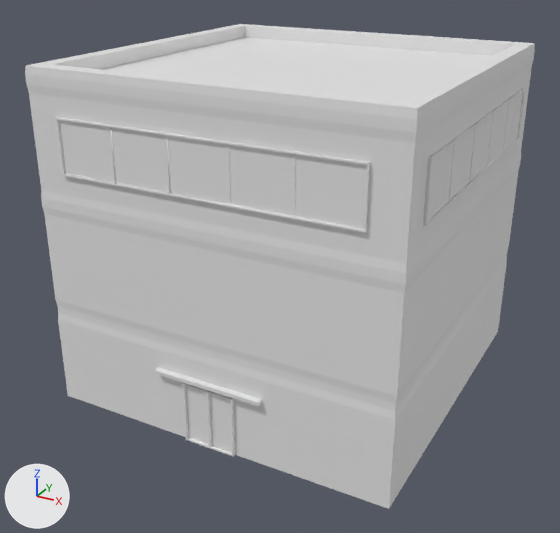
An edit to the FBX model Police Station.FBX, drawn before and after from the same camera.
Camera for both pictures: a 50 mm lens placed at (11.86, -23.07, 15.33), pointed at (-0.24, -1.06, 4.33). Every picture has the same lights, and +X, +Y and +Z are marked at lower left. Where no turn or scale is listed for an object, it has been applied to the vertices. Vertices at the same position are counted once.

The older version as bpy lines, for what is in view:
```python
me_mesh = bpy.data.meshes.new('Mesh')
me_mesh.from_pydata(...)  # 60 vertices, 58 faces; spans x -6.12..6.12, y -6.12..6.12, z 0.0..11.53
me_mesh_001 = bpy.data.meshes.new('Mesh.001')
me_mesh_001.from_pydata(...)  # 214 vertices, 202 faces; spans x 0.0..10.03, y -0.07..0.07, z -0.89..0.89
me_mesh_002 = bpy.data.meshes.new('Mesh.002')
me_mesh_002.from_pydata(...)  # 16 vertices, 14 faces; spans x -0.46..0.46, y -0.86..0.86, z 0.0..2.13
me_mesh_003 = bpy.data.meshes.new('Mesh.003')
me_mesh_003.from_pydata(...)  # 16 vertices, 14 faces; spans x 0.0..0.91, y 0.0..1.72, z 0.0..2.13
me_mesh_004 = bpy.data.meshes.new('Mesh.004')
me_mesh_004.from_pydata(...)  # a box spanning x -1.91..1.91, y -0.12..0.12, z 0.0..0.13
me_mesh_005 = bpy.data.meshes.new('Mesh.005')
me_mesh_005.from_pydata(...)  # 214 vertices, 202 faces; spans x -0.07..0.07, y 0.0..10.03, z -0.89..0.91
ob_awningwindow001 = bpy.data.objects.new('AwningWindow001', me_mesh_001)
ob_awningwindow001.location = (-5.01, -6.13, 9.22)
ob_awningwindow003 = bpy.data.objects.new('AwningWindow003', me_mesh_005)
ob_awningwindow003.location = (6.13, -5.01, 9.22)
ob_box001 = bpy.data.objects.new('Box001', me_mesh)
ob_box001.location = (0.0, 0.0, 0.0)
ob_box002 = bpy.data.objects.new('Box002', me_mesh_003)
ob_box002.location = (0.0, -6.21, 0.0)
ob_box003 = bpy.data.objects.new('Box003', me_mesh_002)
ob_box003.location = (-0.46, -5.35, 0.0)
ob_box004 = bpy.data.objects.new('Box004', me_mesh_004)
ob_box004.location = (0.0, -6.19, 2.26)
```
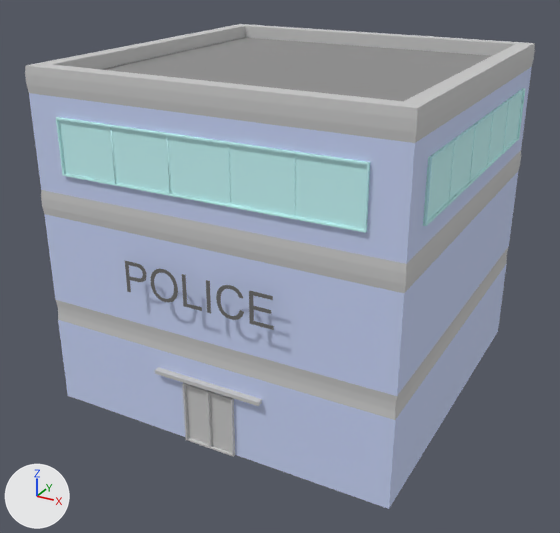
The change, as a list of edits to the scene's bpy script:
```text
Add mat_material__84:
    mat_material__84 = principled_material('Material #84')
    mat_material__84.base_color = (0.588, 0.671, 0.937)  # blue #cad6f8
    mat_material__84.roughness = 0.859
Change me_mesh:
    where me_mesh.from_pydata(...)  # 60 vertices, 58 faces; spans x -6.12..6.12, y -6.12..6.12, z 0.0..11.53
    me_mesh part 1: 11 of the faces centred in x -6.12..-5.55, y 0.0, z 3.17..11.53 switch from no material to mat_material__3 (light grey #cacaca)
    me_mesh part 2: 11 of the faces centred in x 0.0, y -6.12..-5.55, z 3.17..11.53 switch from no material to mat_material__3 (light grey #cacaca)
    me_mesh part 3: 11 of the faces centred in x 0.0, y 5.55..6.12, z 3.17..11.53 switch from no material to mat_material__3 (light grey #cacaca)
    me_mesh part 4: 11 of the faces centred in x 5.55..6.12, y 0.0, z 3.17..11.53 switch from no material to mat_material__3 (light grey #cacaca)
    me_mesh part 5: the 1 face centred in x 0.0, y 0.0, z 11.08 switches from no material to mat_material__71 (grey #8f8f8f)
    me_mesh part 6: 6 of the faces centred in x 0.0..6.1, y 0.0..6.1, z 1.52..9.19 switch from no material to mat_material__84 (blue #cad6f8)
    me_mesh part 7: 3 of the faces centred in x 0.0, y -6.1, z 1.52..9.19 switch from no material to mat_material__84 (blue #cad6f8)
    add me_mesh.materials.append(mat_material__5)  # light grey #cacaca
    add me_mesh.materials.append(mat_material__71)  # grey #8f8f8f
Change me_mesh_001:
    where me_mesh_001.from_pydata(...)  # 214 vertices, 202 faces; spans x 0.0..10.03, y -0.07..0.07, z -0.89..0.89
    add me_mesh_001.materials.append(mat_material__97)  # cyan #cafcfc
Change me_mesh_003:
    where me_mesh_003.from_pydata(...)  # 16 vertices, 14 faces; spans x 0.0..0.91, y 0.0..1.72, z 0.0..2.13
    add me_mesh_003.materials.append(mat_material__3)  # light grey #cacaca
Change me_mesh_002:
    where me_mesh_002.from_pydata(...)  # 16 vertices, 14 faces; spans x -0.46..0.46, y -0.86..0.86, z 0.0..2.13
    add me_mesh_002.materials.append(mat_material__3)  # light grey #cacaca
Change me_mesh_005:
    where me_mesh_005.from_pydata(...)  # 214 vertices, 202 faces; spans x -0.07..0.07, y 0.0..10.03, z -0.89..0.91
    add me_mesh_005.materials.append(mat_material__97)  # cyan #cafcfc
Change me_mesh_004:
    where me_mesh_004.from_pydata(...)  # 8 vertices, 6 faces; spans x -1.91..1.91, y -0.12..0.12, z 0.0..0.13
    add me_mesh_004.materials.append(mat_material__3)  # light grey #cacaca
Add ob_police:
    ob_police = bpy.data.objects.new('Police', me_mesh_007)  # 676 vertices, 1336 faces; spans x -2.54..2.57, y 0.0, z -0.07..1.0; in mat_material__2 (dark grey #6d6d6d)
    ob_police.location = (0.0, -6.54, 5.16)
```

Changed parts and their boxes [x1, y1, x2, y2] in the pictures (560 x 533 px):
'AwningWindow001', recoloured (grey to cyan)
    both: [56, 117, 370, 233]
'AwningWindow003', recoloured (grey to cyan)
    both: [423, 88, 525, 226]
'Box002', recoloured
    both: [207, 391, 235, 457]
'Police', added
    after: [125, 261, 274, 330]
'Box003', recoloured
    both: [182, 383, 209, 448]
'Box004', recoloured (white to grey)
    both: [155, 367, 262, 406]
part 1 of me_mesh, recoloured
    both: [26, 24, 245, 69]
part 2 of me_mesh, recoloured
    both: [25, 64, 417, 420]
part 3 of me_mesh, recoloured (white to grey)
    both: [241, 24, 527, 56]
part 4 of me_mesh, recoloured
    both: [395, 43, 535, 420]
part 5 of me_mesh, recoloured (white to grey)
    both: [100, 37, 491, 101]
part 6 of me_mesh, recoloured (grey to blue)
    both: [389, 67, 532, 508]
part 7 of me_mesh, recoloured (grey to blue)
    both: [29, 93, 415, 509]
